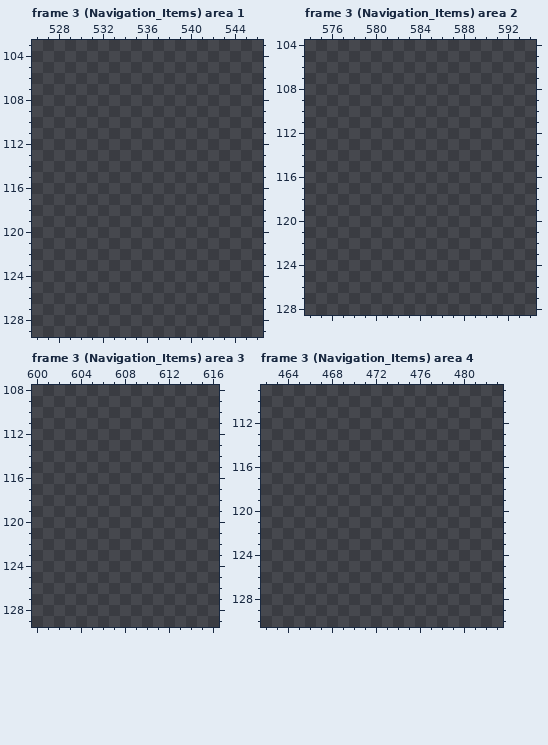
A pixel-art file gets an edit: Assets/Aseprite Files/Tower Tiles.aseprite. Above is the file before it was changed.
640x360 pixels, 12 frames. Colours within 5 levels of each other are drawn and written as one. Shown: frame 3 (Navigation_Items) area 1: x 526..546, y 103..129; frame 3 (Navigation_Items) area 2: x 574..594, y 104..128; frame 3 (Navigation_Items) area 3: x 600..616, y 108..129; frame 3 (Navigation_Items) area 4: x 462..483, y 109..130. The commit also changed other frames or places, which this record leaves out.
After:
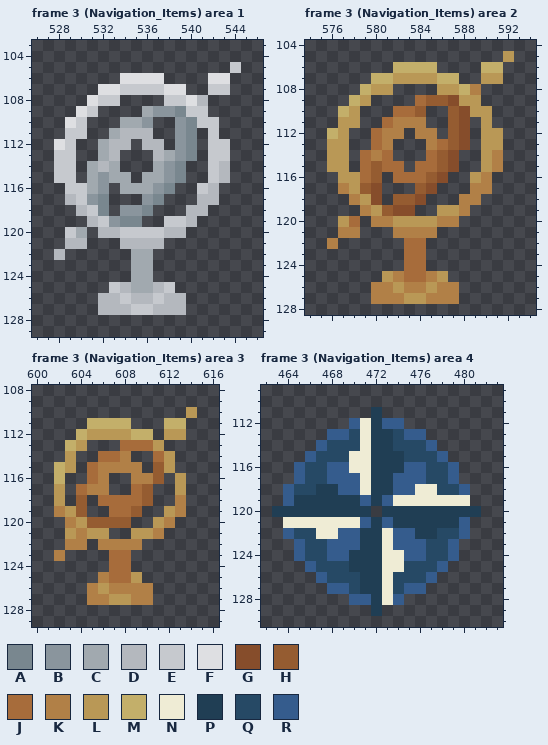
Palette (. is transparent): A #79878f  B #8a959d  C #a1a9af  D #b4b8be  E #c6c9ce  F #dedfe2  G #864d2b  H #955c31  J #a76c3b  K #b18047  L #b99856  M #c3af6a  N #efecd5  P #203e54  Q #264965  R #355c8d
From old to new:
Frame 3 (Navigation_Items) area 1, layer "Items/Navigation_Items":
y 105: x 544 . -> E
y 106: x 534..537 .... -> FFFF; x 542..543 .. -> FF
y 107: x 532..539 ........ -> FFEEEEFF; x 542..543 .. -> EE
y 108: x 531..533 ... -> FEE; x 538..541 .... -> EEFD
y 109: x 530..531 .. -> FE; x 536..541 ...... -> CBBAEE
y 110: x 529..530 .. -> FE; x 534..536 ... -> CCB; x 539..542 .... -> BAEE
y 111: x 529..530 .. -> EE; x 533..536 .... -> CDDD; x 539..540 .. -> BA; x 542 . -> E
y 112: x 528..529 .. -> FE; x 532..534 ... -> CDD; x 536..537 .. -> DD; x 539..540 .. -> BA; x 542..543 .. -> EE
y 113: x 528..529 .. -> EE; x 532..533 .. -> CD; x 537..540 .... -> DCBA; x 542..543 .. -> EE
y 114: x 528..529 .. -> EE; x 531..533 ... -> CDC; x 537..539 ... -> CBA; x 542..543 .. -> ED
y 115: x 528..529 .. -> EE; x 531..534 .... -> CBCC; x 536..539 .... -> CCBA; x 542..543 .. -> ED
y 116: x 529..532 .... -> EECB; x 534..538 ..... -> CCCBA; x 541..542 .. -> ED
y 117: x 529..532 .... -> DEBA; x 536..537 .. -> BA; x 541..542 .. -> DD
y 118: x 530..532 ... -> DEA; x 534..536 ... -> BBA; x 540..541 .. -> DD
y 119: x 531..535 ..... -> DEBAA; x 538..540 ... -> EED
y 120: x 529..530 .. -> EC; x 532..539 ........ -> DDEEEEDD
y 121: x 529..530 .. -> DD; x 534..537 .... -> DDDD
y 122: x 528 . -> D; x 535..536 .. -> CC
y 123..124: x 535..536 .. -> CC
y 125: x 533..538 ...... -> EDCCDE
y 126: x 532..539 ........ -> DDEDDEDD
y 127: x 532..539 ........ -> DDDEEDDD
Frame 3 (Navigation_Items) area 2, layer "Items/Navigation_Items":
y 105: x 592 . -> L
y 106: x 582..585 .... -> MMMM; x 590..591 .. -> MM
y 107: x 580..587 ........ -> MMLLLLMM; x 590..591 .. -> LL
y 108: x 579..581 ... -> MLL; x 586..589 .... -> LLMK
y 109: x 578..579 .. -> ML; x 584..589 ...... -> JHHGLL
y 110: x 577..578 .. -> ML; x 582..584 ... -> JJH; x 587..590 .... -> HGLL
y 111: x 577..578 .. -> LL; x 581..584 .... -> JKKK; x 587..588 .. -> HG; x 590 . -> L
y 112: x 576..577 .. -> ML; x 580..582 ... -> JKK; x 584..585 .. -> KK; x 587..588 .. -> HG; x 590..591 .. -> LL
y 113: x 576..577 .. -> LL; x 580..581 .. -> JK; x 585..588 .... -> KJHG; x 590..591 .. -> LL
y 114: x 576..577 .. -> LL; x 579..581 ... -> JKJ; x 585..587 ... -> JHG; x 590..591 .. -> LK
y 115: x 576..577 .. -> LL; x 579..582 .... -> JHJJ; x 584..587 .... -> JJHG; x 590..591 .. -> LK
y 116: x 577..580 .... -> LLJH; x 582..586 ..... -> JJJHG; x 589..590 .. -> LK
y 117: x 577..580 .... -> KLHG; x 584..585 .. -> HG; x 589..590 .. -> KK
y 118: x 578..580 ... -> KLG; x 582..584 ... -> HHG; x 588..589 .. -> KK
y 119: x 579..583 ..... -> KLHGG; x 586..588 ... -> LLK
y 120: x 577..578 .. -> LJ; x 580..587 ........ -> KKLLLLKK
y 121: x 577..578 .. -> KK; x 582..585 .... -> KKKK
y 122: x 576 . -> K; x 583..584 .. -> JJ
y 123..124: x 583..584 .. -> JJ
y 125: x 581..586 ...... -> LKJJKL
y 126: x 580..587 ........ -> KKLKKLKK
y 127: x 580..587 ........ -> KKKLLKKK
Frame 3 (Navigation_Items) area 3, layer "Items/Navigation_Items":
y 110: x 614 . -> L
y 111: x 605..608 .... -> MMMM; x 612..613 .. -> MM
y 112: x 604..610 ....... -> MLLLLMM; x 612..613 .. -> LL
y 113: x 603..604 .. -> ML; x 608..611 .... -> JJJL
y 114: x 603 . -> L; x 606..608 ... -> JJK; x 611..612 .. -> JL
y 115: x 602..603 .. -> ML; x 605..609 ..... -> JKKKK; x 611..612 .. -> HL
y 116: x 602 . -> M; x 605..606 .. -> JK; x 609..611 ... -> KKH; x 613 . -> L
y 117: x 602 . -> L; x 604..606 ... -> JKK; x 609..610 .. -> JH; x 613 . -> L
y 118: x 602 . -> L; x 604 . -> H; x 606..610 ..... -> JJJJH; x 613 . -> K
y 119: x 602..604 ... -> KLH; x 607..609 ... -> JJH; x 612..613 .. -> LK
y 120: x 603..608 ...... -> KLHHHH; x 611..612 .. -> LK
y 121: x 603..606 .... -> LKLL; x 609..611 ... -> LLK
y 122: x 603..604 .. -> KK; x 606..609 .... -> KKKK
y 123: x 602 . -> K; x 607..608 .. -> JJ
y 124: x 607..608 .. -> JJ
y 125: x 606..609 .... -> KJJL
y 126: x 605..610 ...... -> KLKKKK
y 127: x 605..610 ...... -> KKLLKK
Frame 3 (Navigation_Items) area 4, layer "Items/Navigation_Items":
y 111: x 472 . -> P
y 112: x 470..474 ..... -> RNPRR
y 113: x 468..476 ......... -> RRQNPPQRR
y 114: x 467..477 ........... -> RQQQNPPQQQR
y 115: x 466..478 ............. -> RQQQNNPPPQQQR
y 116: x 465..479 ............... -> RQQRRNNPPPRRQQR
y 117: x 465..479 ............... -> RQQRRRNPPRRRQQR
y 118: x 464..480 ................. -> RQQPPRRNPPRRNNQQR
y 119: x 464..480 ................. -> RPPPPPPRPRNNNNNNN
y 120: x 463..471 ......... -> PPPPPPPPP; x 473..481 ......... -> PPPPPPPPP
y 121: x 464..480 ................. -> NNNNNNNRPRPPPPPPR
y 122: x 464..480 ................. -> RQQNNRRPPNRRPPQQR
y 123: x 465..479 ............... -> RQQRRRPPNRRRQQR
y 124: x 465..479 ............... -> RQQRRPPPNNRRQQR
y 125: x 466..478 ............. -> RQQQPPPNNQQQR
y 126: x 467..477 ........... -> RQQQPPNQQQR
y 127: x 468..476 ......... -> RRQPPNQRR
y 128: x 470..474 ..... -> RRPNR
y 129: x 472 . -> P
